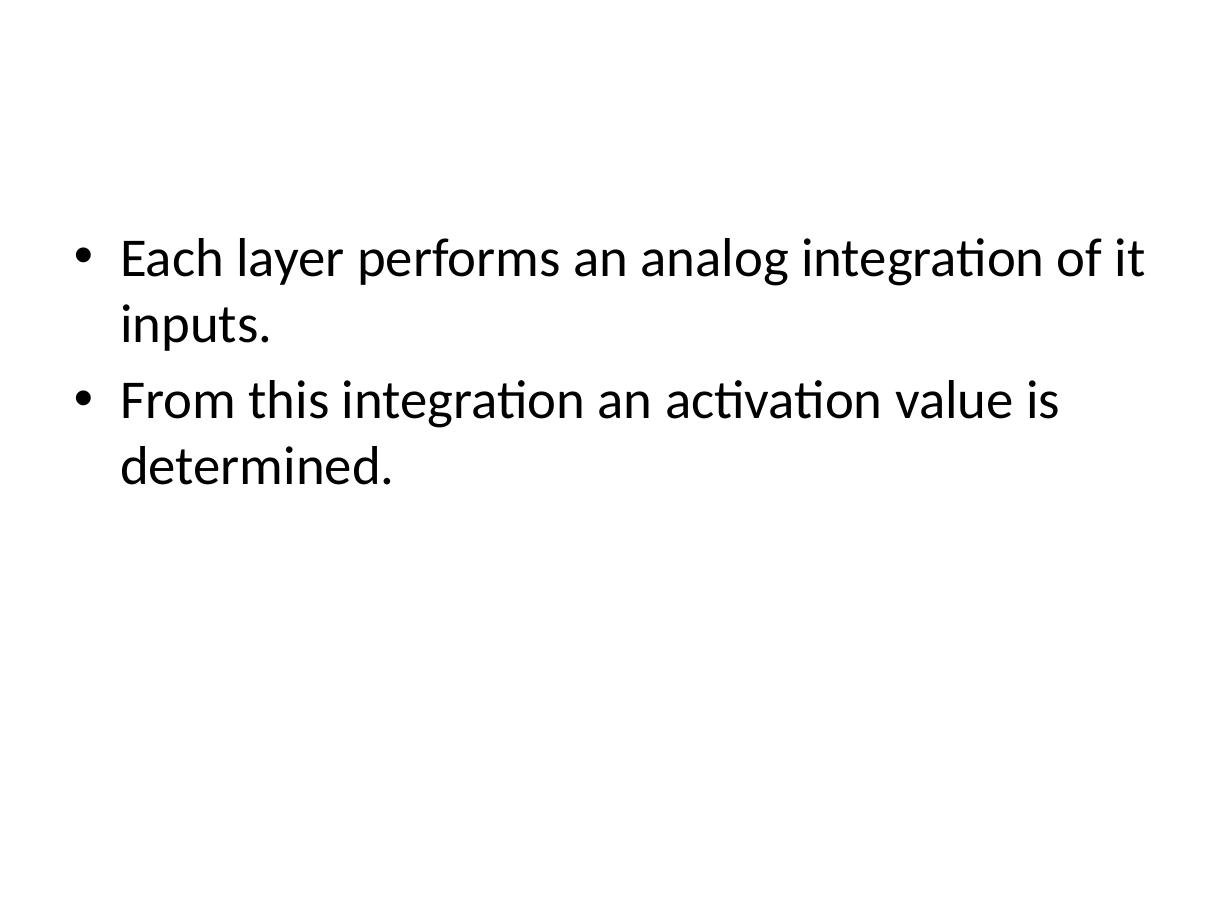
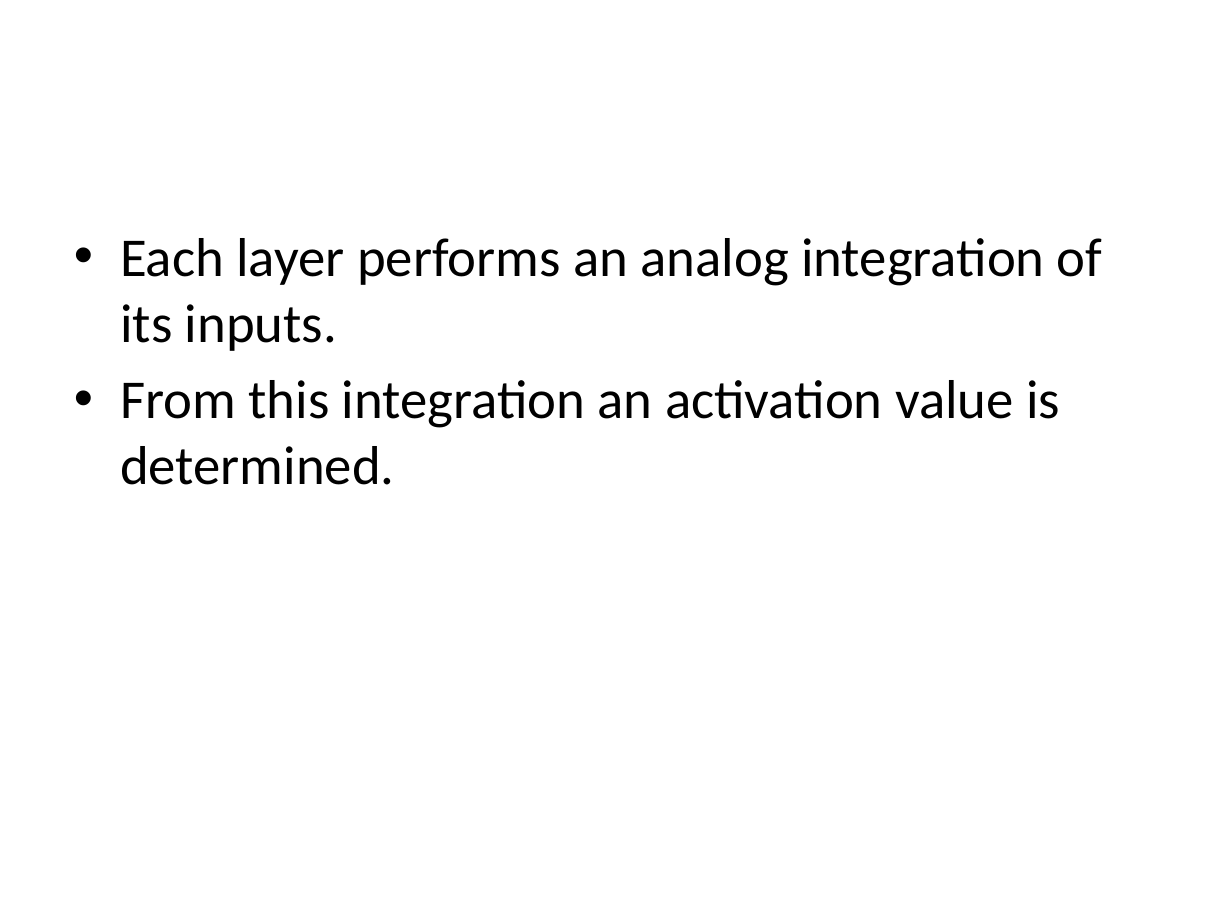
Before and after one commit to edvelezg/unb-nn, a slide deck: slide 5 of Neural Networks.pptx (slide 8 before the commit). Drawn at 1232x924 pixels with LibreOffice and Linux fonts; fonts in the diff are those of the drawing. Boxes give left, top, right and bottom in pixels: in the first picture for what was removed or moved away, otherwise in the second. Text is boxed around its words. In the diff, an @@ line names an element or a change of style, - is before the commit and + after.

```diff
--- a/Neural Networks.pptx
+++ b/Neural Networks.pptx
@@ text at [120,238,1103,351]: text changed @@
-• Each layer performs an analog integration of it inputs.
+• Each layer performs an analog integration of its inputs.
```
Also in this commit, not shown: 4 other slides changed, 9 slides added, 2 slides removed, 1 other file.
